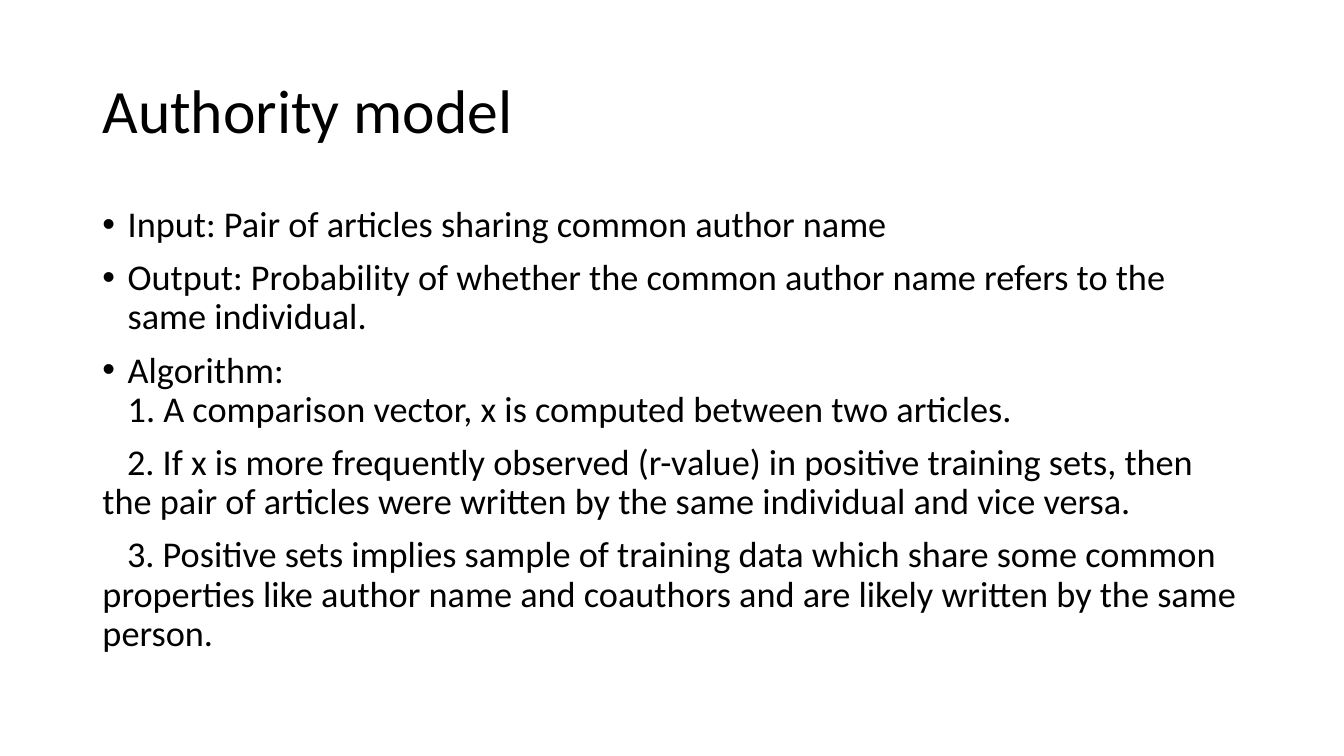
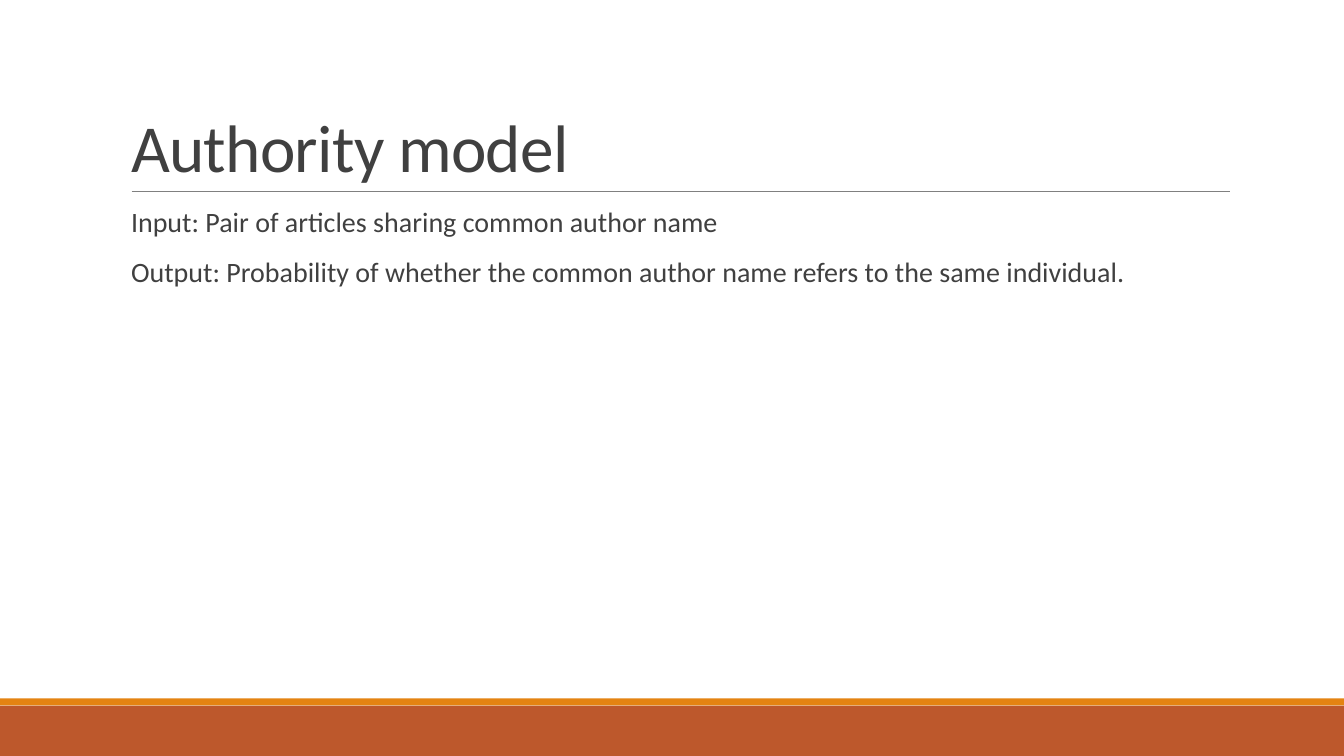
Before and after one commit to SternerLab/Authority, a slide deck: slide 4 of r_table/slides/Authority look up table.pptx (slide 3 before the commit). Drawn at 1344x756 pixels with LibreOffice and Linux fonts; fonts in the diff are those of the drawing. Boxes give left, top, right and bottom in pixels: in the first picture for what was removed or moved away, otherwise in the second. Text is boxed around its words. In the diff, an @@ line names an element or a change of style, - is before the commit and + after.

Commit message:
update slides

```diff
--- a/r_table/slides/Authority look up table.pptx
+++ b/r_table/slides/Authority look up table.pptx
@@ title "Authority model": place and size @@
-title "Authority model" at bbox=[102, 90, 513, 143]
+title "Authority model" at bbox=[131, 125, 568, 183]
@@ title "Authority model" at bbox=[131, 125, 568, 183]: size 44 to 48 pt, text colour #000000 to #404040, letter spacing 0 to -0.5 pt; line spacing 0.9 to 0.85; vertical alignment middle to bottom @@
@@ text "Input: Pair of articles sharing ...": place and size @@
-text "Input: Pair of articles sharing ..." at bbox=[102, 211, 1236, 652]
+text "Input: Pair of articles sharing ..." at bbox=[131, 212, 1124, 287]
@@ text "Input: Pair of articles sharing ..." at bbox=[131, 212, 1124, 287]: size 25.9 to 20 pt, text colour #000000 to #404040; bullet • to  ; more space between paragraphs @@
@@ line added from (132, 192) to (1231, 192), #808080 0.5 pt @@
@@ text at bbox=[102, 357, 1236, 652]: paragraphs removed @@
-• Algorithm:
-  1. A comparison vector, x is computed between two articles.
-2. If x is more frequently observed (r-value) in positive training sets, then the pair of articles were written by the same individual and vice versa.
-3. Positive sets implies sample of training data which share some common properties like author name and coauthors and are likely written by the same person.
@@ rectangle added at bbox=[0, 706, 1344, 756], fill #BD582C @@
@@ rectangle added at bbox=[0, 699, 1344, 706], fill #E48312 @@
```
Also in this commit, not shown: 3 other slides changed, 16 slides added, 5 slides removed.
